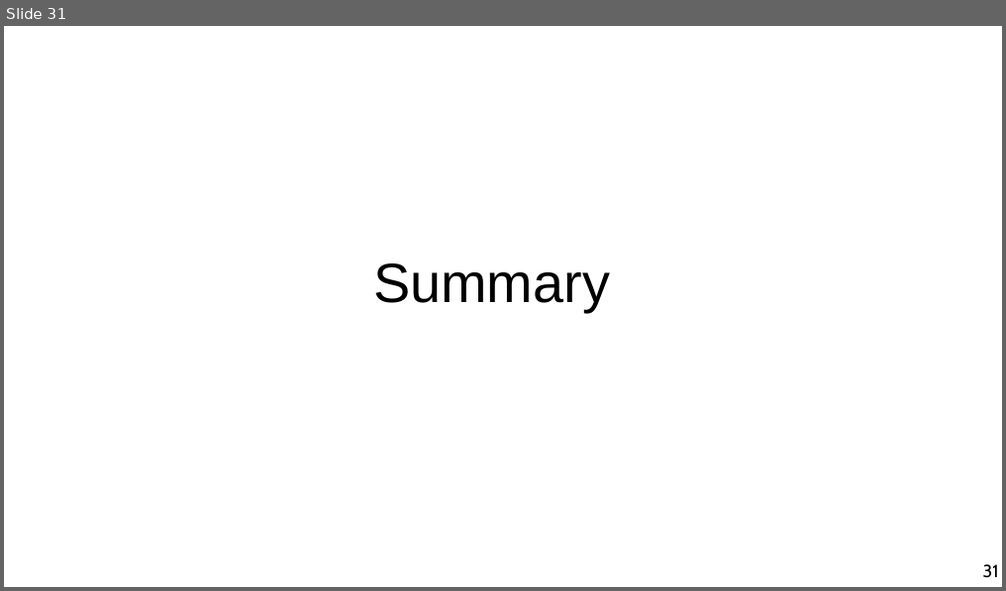
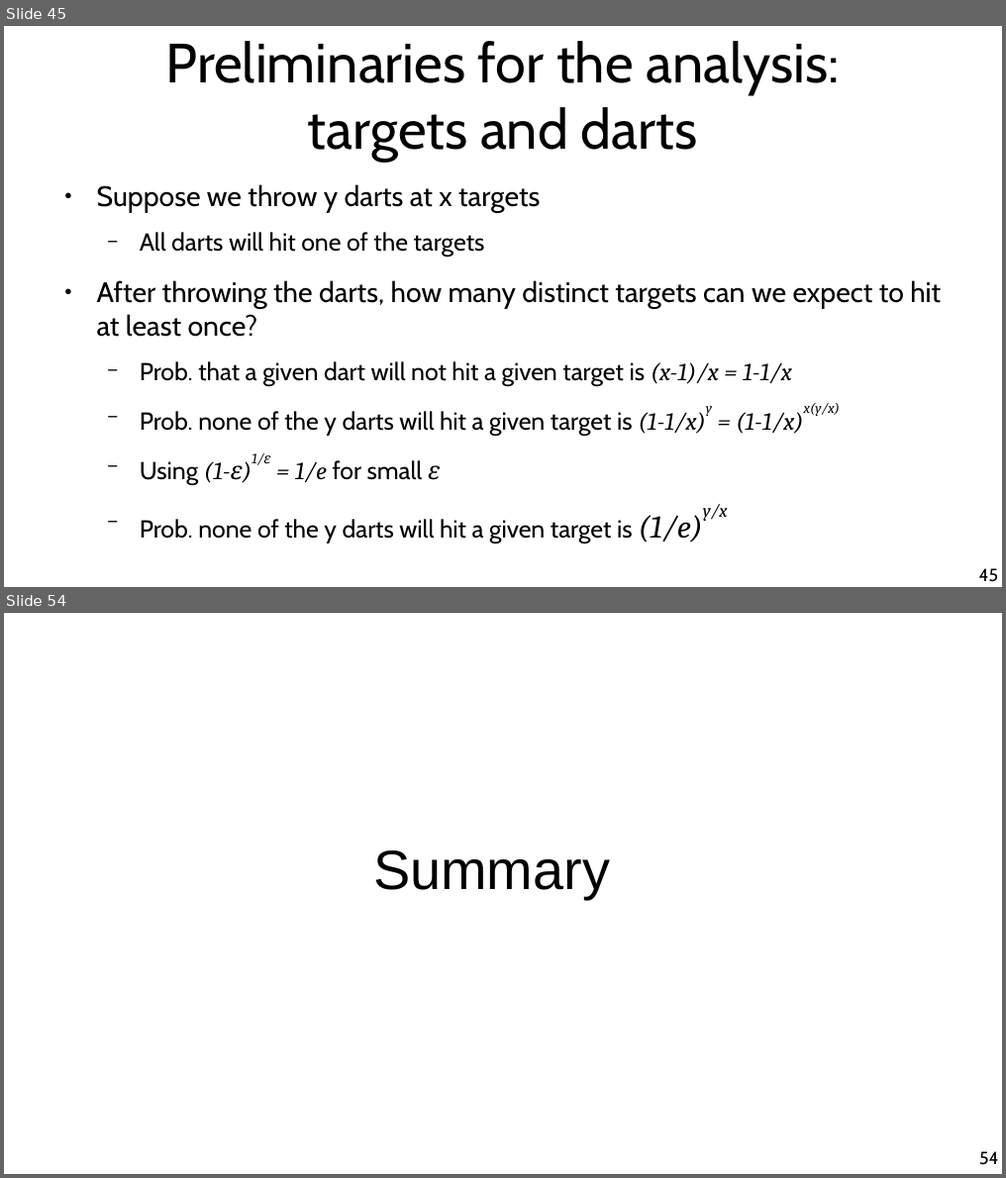
Before and after one commit to chatox/data-mining-course, a slide deck: theory/tt10_streaming.odp. Shown one above the other, each under a label of ours: slide 31 before the commit, slides 45 and 54 after it; the slides between them are not shown. The pictures are 1006x591 and 1006x1178 pixels, drawn with LibreOffice and Linux fonts; fonts in the diff are those of the drawing. Boxes give left, top, right and bottom in pixels: in the first picture for what was removed or moved away, otherwise in the second. Text is boxed around its words. In the diff, an @@ line names an element or a change of style, - is before the commit and + after.

```diff
--- a/theory/tt10_streaming.odp
+++ b/theory/tt10_streaming.odp
@@ slide 45 added at [4,26,1002,587], background #FFFFFF @@
@@ title added at [166,41,839,162], 44 pt, text #000000 @@
+Preliminaries for the analysis:
+targets and darts
@@ text added at [97,184,941,543], 19.6 pt, text #000000 @@
+● Suppose we throw y darts at x targets
+  − All darts will hit one of the targets
+● After throwing the darts, how many distinct targets can we expect to hit at least once?
+  − Prob. that a given dart will not hit a given target is (x-1)/x = 1-1/x
+  − Prob. none of the y darts will hit a given target is (1-1/x)y = (1-1/x)x(y/x)
+  − Using (1-ε)1/ε = 1/e for small ε
+  − Prob. none of the y darts will hit a given target is (1/e)y/x
@@ page number added at [979,569,999,582], 14 pt, text #000000 @@
+45
@@ what was slide 31 is now slide 54 @@
@@ page number at [979,1152,999,1165]: text changed @@
-31
+54
```
Also in this commit, not shown: 2 slides changed, 22 other slides added.
